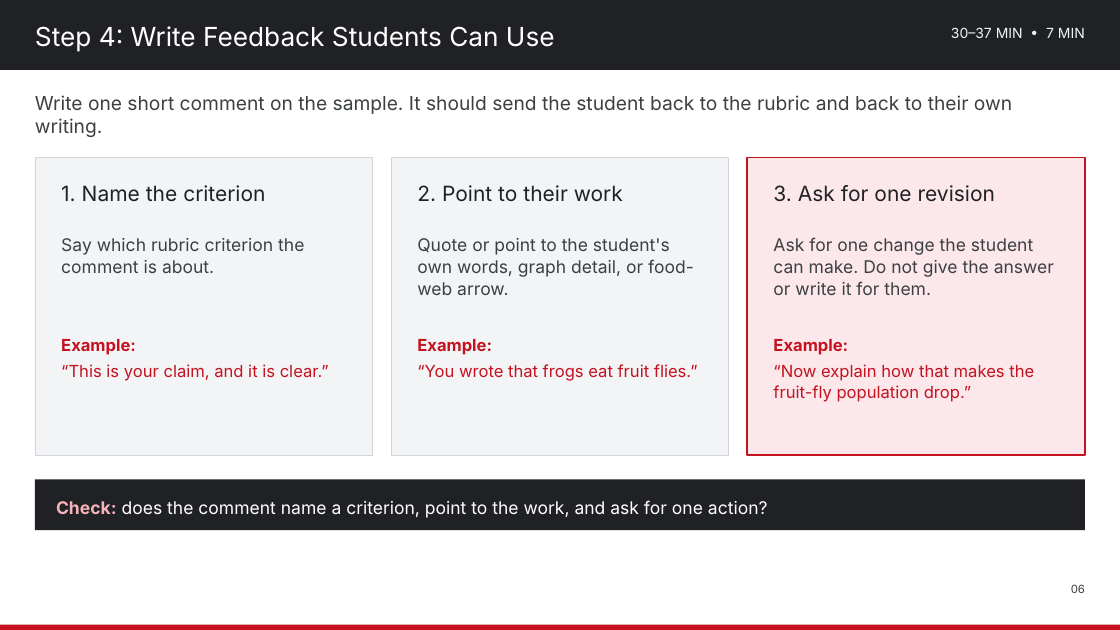
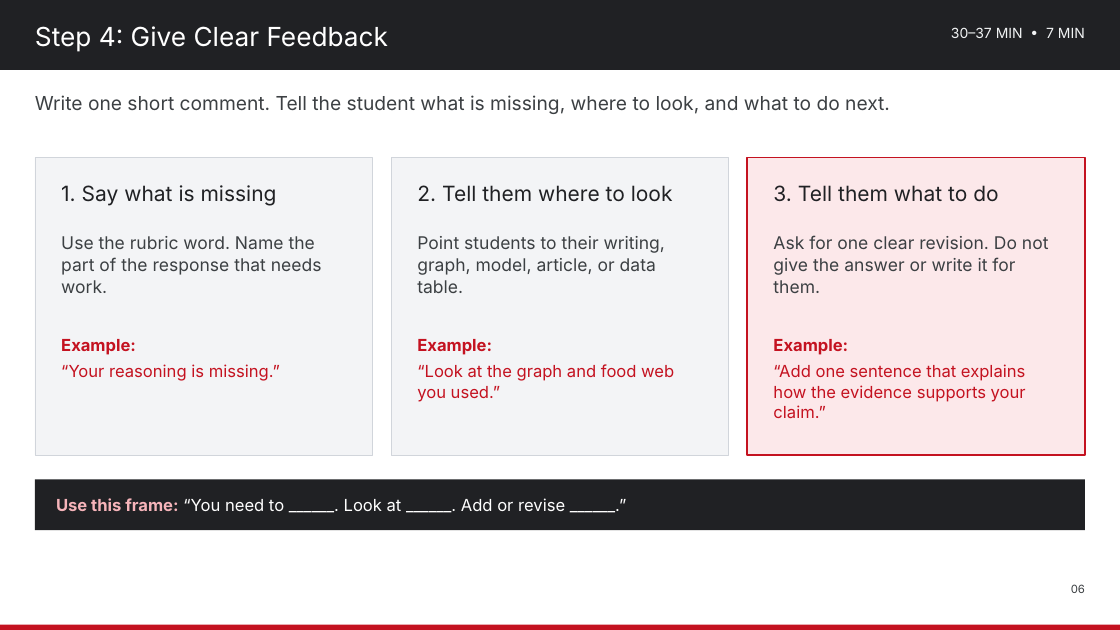
Before and after one commit to nbhs-science/nbhs-science, a slide deck: slide 6 of assets/plc/2026-10-30_Lesson_Internalization_Use_Student_Work_to_Adjust_Next_Learning_Experience.pptx. Drawn at 1120x630 pixels with LibreOffice and Linux fonts; fonts in the diff are those of the drawing. Boxes give left, top, right and bottom in pixels: in the first picture for what was removed or moved away, otherwise in the second. Text is boxed around its words. In the diff, an @@ line names an element or a change of style, - is before the commit and + after.

Commit message:
Simplify Friday PLC feedback routine
Make Step 4 a clear three-part feedback routine: say what is missing, where to look, and what to revise.

```diff
--- a/assets/plc/2026-10-30_Lesson_Internalization_Use_Student_Work_to_Adjust_Next_Learning_Experience.pptx
+++ b/assets/plc/2026-10-30_Lesson_Internalization_Use_Student_Work_to_Adjust_Next_Learning_Experience.pptx
@@ text at (x1=35, y1=26, x2=389, y2=52): text changed @@
-Step 4: Write Feedback Students Can Use
+Step 4: Give Clear Feedback
@@ text at (x1=35, y1=95, x2=890, y2=114): text changed @@
-Write one short comment on the sample. It should send the student back to the rubric and back to their own writing.
+Write one short comment. Tell the student what is missing, where to look, and what to do next.
@@ text at (x1=61, y1=185, x2=277, y2=206): text changed @@
-1. Name the criterion
+1. Say what is missing
@@ text at (x1=417, y1=185, x2=673, y2=202): text changed @@
-2. Point to their work
+2. Tell them where to look
@@ text at (x1=773, y1=185, x2=998, y2=202): text changed @@
-3. Ask for one revision
+3. Tell them what to do
@@ text at (x1=61, y1=236, x2=322, y2=293): text changed @@
-Say which rubric criterion the comment is about.
+Use the rubric word. Name the part of the response that needs work.
@@ text at (x1=417, y1=236, x2=665, y2=293): text changed @@
-Quote or point to the student's own words, graph detail, or food-web arrow.
+Point students to their writing, graph, model, article, or data table.
@@ text at (x1=773, y1=235, x2=1049, y2=293): text changed @@
-Ask for one change the student can make. Do not give the answer or write it for them.
+Ask for one clear revision. Do not give the answer or write it for them.
@@ text at (x1=61, y1=364, x2=280, y2=381): text changed @@
-“This is your claim, and it is clear.”
+“Your reasoning is missing.”
@@ text at (x1=417, y1=364, x2=674, y2=402): text changed @@
-“You wrote that frogs eat fruit flies.”
+“Look at the graph and food web you used.”
@@ text at (x1=773, y1=364, x2=1026, y2=418): text changed @@
-“Now explain how that makes the fruit-fly population drop.”
+“Add one sentence that explains how the evidence supports your claim.”
@@ text at (x1=56, y1=498, x2=565, y2=511): text changed; size 20 to 19 pt @@
-Check: does the comment name a criterion, point to the work, and ask for one action?
+Use this frame: “You need to ______. Look at ______. Add or revise ______.”
```
Also in this commit, not shown: 1 other file.
